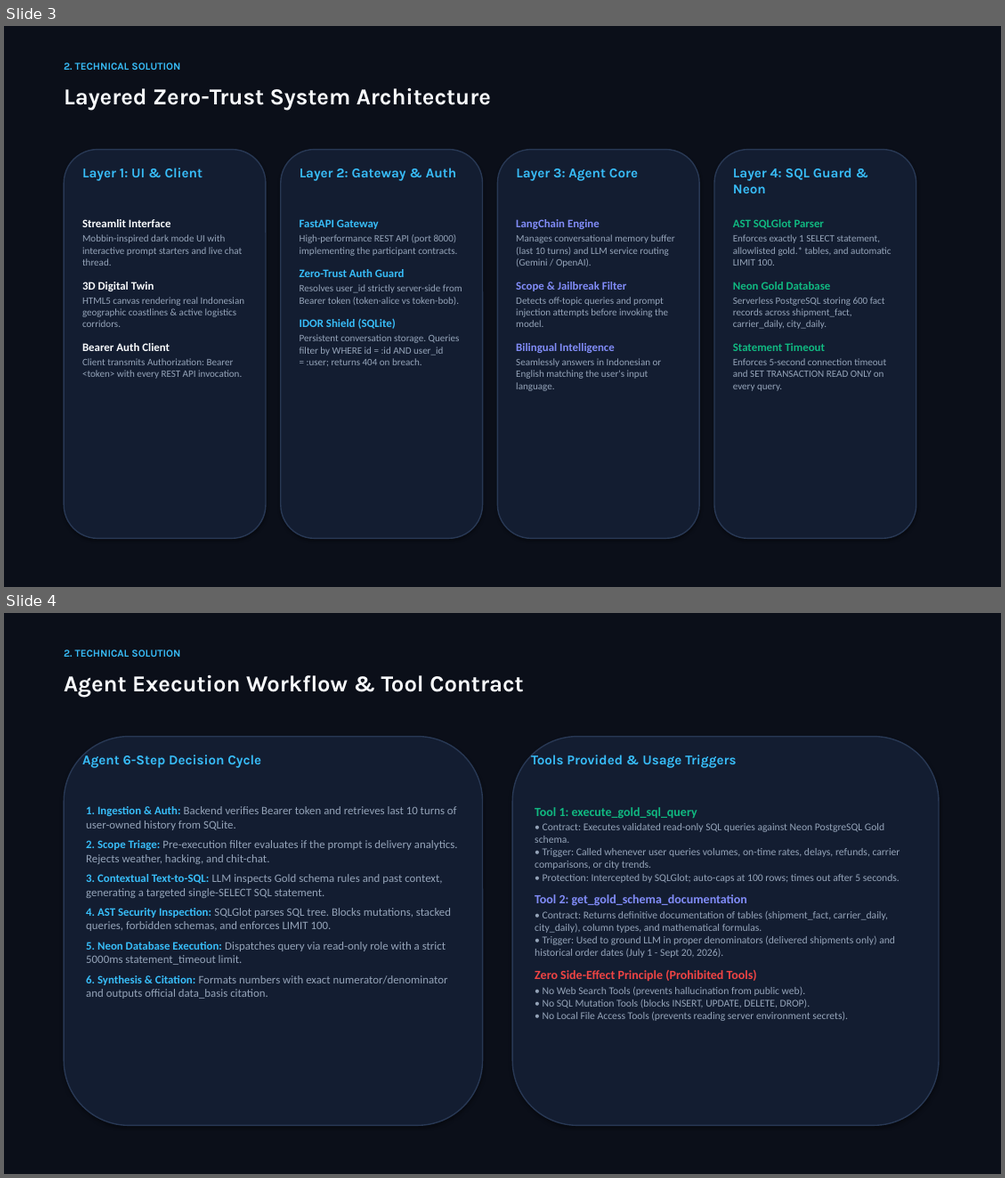
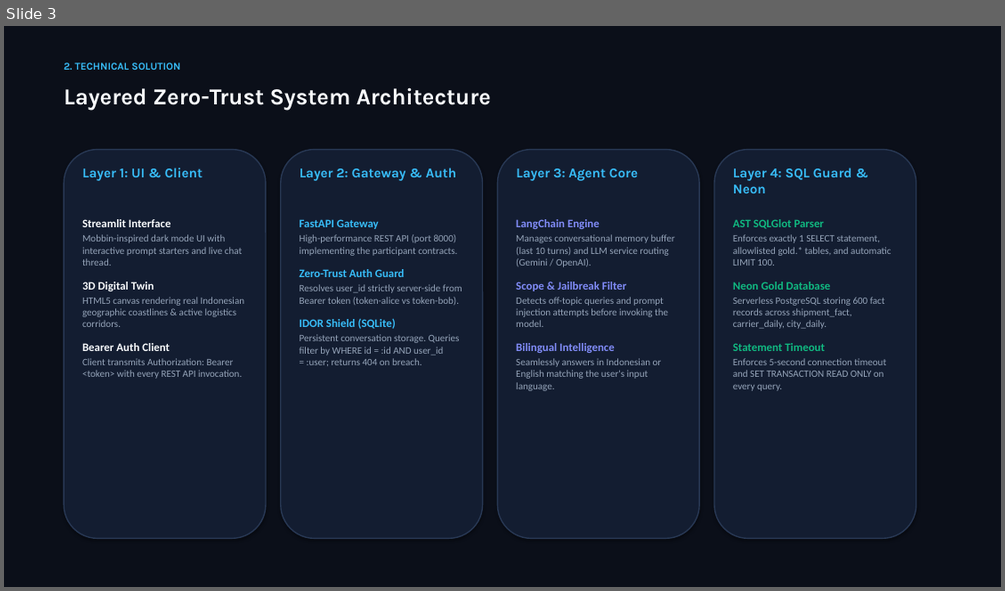
Before and after one commit to EkoriantoChan/delivery-analytics-agent, a slide deck: Delivery_Analytics_Agent_Presentation.pptx. Shown one above the other, each under a label of ours: slides 3 and 4 before the commit, slide 3 after it. The pictures are 1005x1178 and 1005x591 pixels, drawn with LibreOffice and Linux fonts; fonts in the diff are those of the drawing. Boxes give left, top, right and bottom in pixels: in the first picture for what was removed or moved away, otherwise in the second. Text is boxed around its words. In the diff, an @@ line names an element or a change of style, - is before the commit and + after.

```diff
--- a/Delivery_Analytics_Agent_Presentation.pptx
+++ b/Delivery_Analytics_Agent_Presentation.pptx
@@ slide 4 removed at (4,613,1001,1174), background #FFFFFF @@
@@ rectangle removed at (4,613,1001,1174) @@
@@ text removed at (64,649,180,657) @@
-2. TECHNICAL SOLUTION
@@ text removed at (64,674,524,697) @@
-Agent Execution Workflow & Tool Contract
@@ rounded rectangle removed at (64,737,483,1126) @@
@@ rounded rectangle removed at (512,737,938,1126) @@
@@ text removed at (82,755,261,768) @@
-Agent 6-Step Decision Cycle
@@ text removed at (531,755,736,768) @@
-Tools Provided & Usage Triggers
@@ text removed at (86,806,458,998) @@
-1. Ingestion & Auth: Backend verifies Bearer token and retrieves last 10 turns of user-owned history from SQLite.
-2. Scope Triage: Pre-execution filter evaluates if the prompt is delivery analytics. Rejects weather, hacking, and chit-chat.
-3. Contextual Text-to-SQL: LLM inspects Gold schema rules and past context, generating a targeted single-SELECT SQL statement.
-4. AST Security Inspection: SQLGlot parses SQL tree. Blocks mutations, stacked queries, forbidden schemas, and enforces LIMIT 100.
-5. Neon Database Execution: Dispatches query via read-only role with a strict 5000ms statement_timeout limit.
-6. Synthesis & Citation: Formats numbers with exact numerator/denominator and outputs official data_basis citation.
@@ text removed at (534,807,900,1021) @@
-Tool 1: execute_gold_sql_query
-• Contract: Executes validated read-only SQL queries against Neon PostgreSQL Gold schema.
-• Trigger: Called whenever user queries volumes, on-time rates, delays, refunds, carrier comparisons, or city trends.
-• Protection: Intercepted by SQLGlot; auto-caps at 100 rows; times out after 5 seconds.
-Tool 2: get_gold_schema_documentation
-• Contract: Returns definitive documentation of tables (shipment_fact, carrier_daily, city_daily), column types, and mathematical formulas.
-• Trigger: Used to ground LLM in proper denominators (delivered shipments only) and historical order dates (July 1 - Sept 20, 2026).
-Zero Side-Effect Principle (Prohibited Tools)
-• No Web Search Tools (prevents hallucination from public web).
-• No SQL Mutation Tools (blocks INSERT, UPDATE, DELETE, DROP).
-• No Local File Access Tools (prevents reading server environment secrets).
```
Also in this commit, not shown: 2 slides added, 3 other files.
